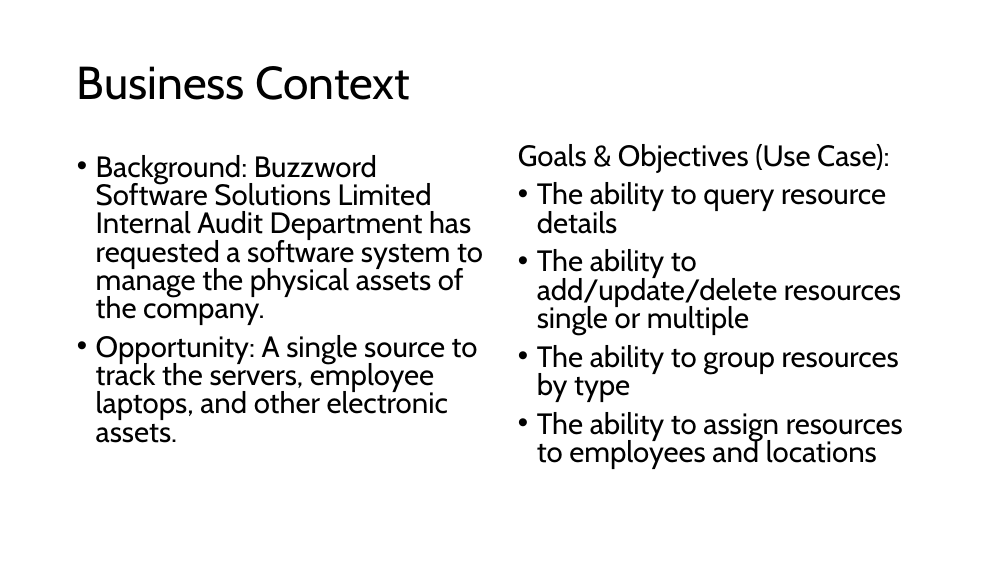
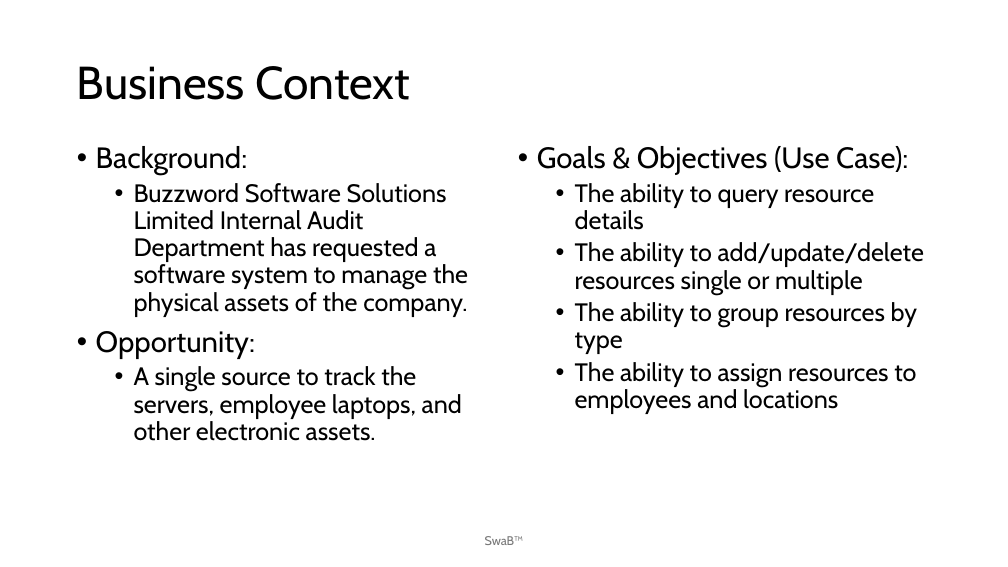
Before and after one commit to cwarstler24/NextGenTeamBlue, a slide deck: slide 4 of Documentation/Vision Document PowerPoint.pptx (slide 3 before the commit). Drawn at 1008x567 pixels with LibreOffice and Linux fonts; fonts in the diff are those of the drawing. Boxes give left, top, right and bottom in pixels: in the first picture for what was removed or moved away, otherwise in the second. Text is boxed around its words. In the diff, an @@ line names an element or a change of style, - is before the commit and + after.

```diff
--- a/Documentation/Vision Document PowerPoint.pptx
+++ b/Documentation/Vision Document PowerPoint.pptx
@@ text at [96,146,468,441]: text changed; size 28 to 24 pt @@
-• Background: Buzzword Software Solutions Limited Internal Audit Department has requested a software system to manage the physical assets of the company.
-• Opportunity: A single source to track the servers, employee laptops, and other electronic assets.
+• Background:
+  • Buzzword Software Solutions Limited Internal Audit Department has requested a software system to manage the physical assets of the company.
+• Opportunity:
+  • A single source to track the servers, employee laptops, and other electronic assets.
@@ text "Goals & Objectives (Use Case):" at [537,146,924,414]: size 28 to 24 pt in "The ability to query resource details", "The ability to add/update/delete resources single or ...", "The ability to group resources by type", "The ability to assign resources to employees ..."; bullet none to •; line spacing 0.8 to 0.9; list level 1 to 2 in "The ability to query resource ..."; list level 1 to 2 in "The ability to add/update/delete resources ..."; list level 1 to 2 in "The ability to group resources ..."; list level 1 to 2 in "The ability to assign resources ..." @@
@@ text added at [485,536,524,545], 12 pt, text #797979 @@
+SwaB™
```
Also in this commit, not shown: 12 other slides changed, 5 slides added, 1 slide removed, 2 other files.
